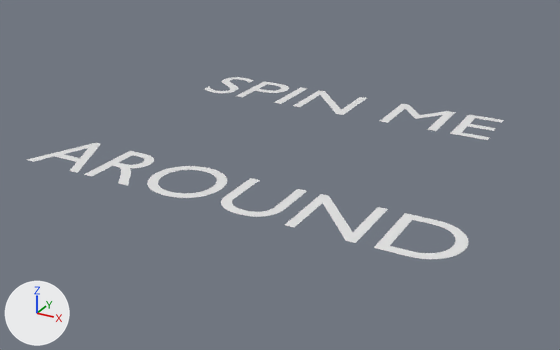
What one commit did to the glTF model assets/models/text.glb.
Camera for both pictures: a camera (50 mm lens) standing at (3.34, -7.39, 2.91) and looking at (-0.12, -1.12, -0.23). Every picture has the same lights, and +X, +Y and +Z are marked at lower left.

In view in the first picture: 'Around', 'Spin'.
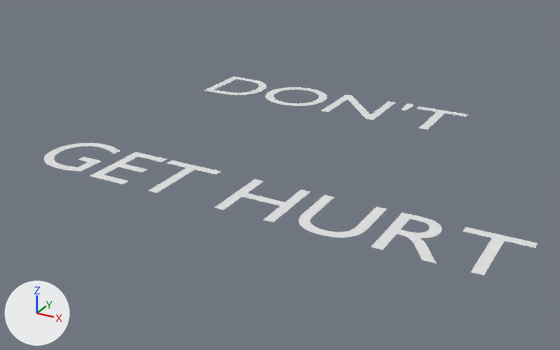
Changed parts and their boxes [x1, y1, x2, y2] in the pictures (560 x 350 px; the box of a moved part takes in the faces that stretch with it):
'Around', reshaped (12% wider, 14% taller)
    before: [27, 143, 468, 259]
    after: [44, 143, 538, 275]
'Spin', reshaped (12% narrower, 14% shorter)
    before: [205, 77, 504, 140]
    after: [204, 76, 468, 130]
part 1 of me_text, moved or reshaped
    before: [293, 90, 367, 115]
    after: [321, 95, 395, 120]
part 2 of me_text, moved or reshaped
    before: [205, 77, 308, 104]
    after: [204, 76, 327, 106]
part 3 of me_text, cut back
    before: [380, 104, 504, 140]
    after: [402, 104, 468, 130]
part 4 of me_text_001, moved or reshaped
    before: [221, 178, 307, 217]
    after: [299, 195, 387, 238]
part 5 of me_text_001, rebuilt (9% narrower)
    before: [147, 166, 227, 198]
    after: [148, 160, 221, 193]
part 6 of me_text_001, rebuilt (8% wider, 8% shorter)
    before: [84, 151, 154, 186]
    after: [90, 152, 166, 184]
part 7 of me_text_001, rebuilt (6% shorter)
    before: [27, 143, 100, 173]
    after: [44, 143, 120, 171]
part 8 of me_text_001, deleted
    before: [285, 194, 388, 243]
part 9 of me_text_001, moved or reshaped
    before: [374, 213, 468, 259]
    after: [371, 212, 538, 275]
part 10 of me_text_001, added
    after: [214, 179, 310, 222]

The change, as a list of edits to the scene's bpy script:
```text
Change me_text:
    used by ob_spin; location = (-1.891, 0.06, 0.078)
    remove me_text.from_pydata(...)  # 219 vertices, 209 faces; spans x 0.04..3.53, y -0.01..0.69, z 0.0
    add me_text.from_pydata(...)  # 174 vertices, 168 faces; spans x 0.08..3.13, y -0.01..0.72, z 0.0
    me_text part 1: the loose piece of 10 vertices spanning x 1.29..1.92, y 0.0..0.68, z 0.0 is moved by (0.36, 0.0, 0.0)
    me_text part 2: 2 vertices moved within x 0.17..0.8, y 0.3..0.59, z 0.0; 179 vertices removed from x 0.04..1.14, y -0.01..0.69, z 0.0; 147 vertices added at x 0.08..1.53, y -0.01..0.69, z 0.0
    me_text part 3: 25 vertices removed from x 2.35..3.53, y 0.0..0.68, z 0.0; 12 vertices added at x 2.4..3.13, y 0.0..0.72, z 0.0
Change me_text_001:
    used by ob_around; location = (-2.224, -2.44, 0.0)
    remove me_text_001.from_pydata(...)  # 343 vertices, 339 faces; spans x 0.0..4.29, y -0.01..0.69, z 0.0
    add me_text_001.from_pydata(...)  # 314 vertices, 302 faces; spans x 0.05..4.75, y -0.01..0.69, z 0.0
    me_text_001 part 4: the loose piece of 78 vertices spanning x 2.16..2.74, y -0.01..0.68, z 0.0 is moved by (0.76, 0.0, 0.0)
    me_text_001 part 5: the loose piece of 96 vertices spanning x 1.32..2.05, y -0.01..0.69, z 0.0 is rebuilt with 8 vertices and now spans x 1.26..1.83, y 0.0..0.68, z 0.0
    me_text_001 part 6: the loose piece of 94 vertices spanning x 0.74..1.27, y 0.0..0.68, z 0.0 is rebuilt with 12 vertices and now spans x 0.81..1.21, y 0.0..0.68, z 0.0
    me_text_001 part 7: the loose piece of 11 vertices spanning x 0.0..0.67, y 0.0..0.69, z 0.0 is rebuilt with 102 vertices and now spans x 0.05..0.67, y -0.01..0.69, z 0.0
    me_text_001 part 8: the loose piece of 10 vertices spanning x 2.88..3.51, y 0.0..0.68, z 0.0 is deleted
    me_text_001 part 9: 53 vertices removed from x 3.66..4.29, y 0.0..0.68, z 0.0; 101 vertices added at x 3.64..4.75, y 0.0..0.68, z 0.0
    me_text_001 part 10: 12 vertices added at x 2.2..2.78, y 0.0..0.68, z 0.0
```
